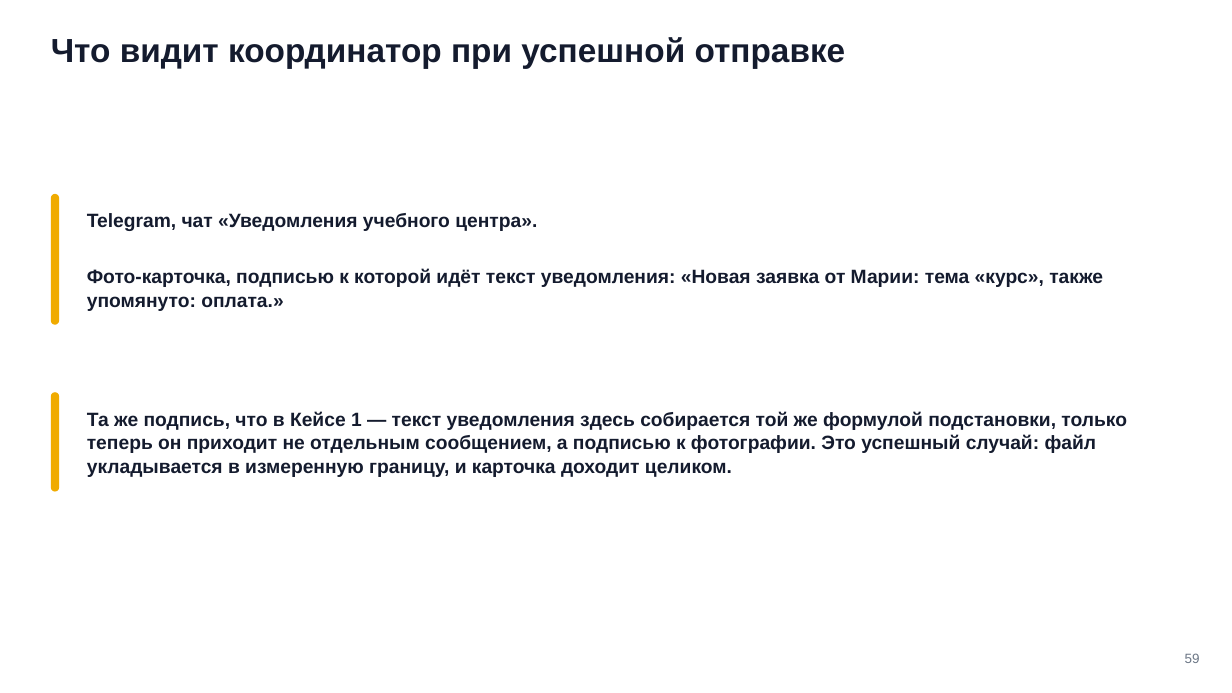
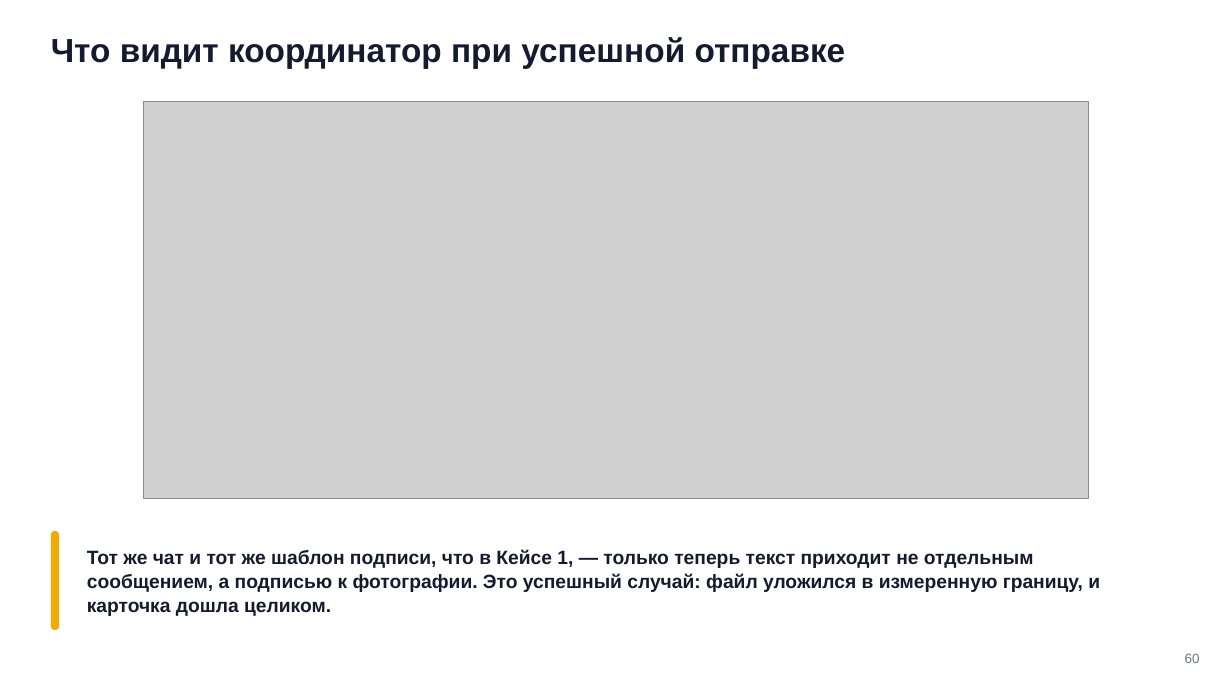
Before and after one commit to tellina-study/AI-usage-lessons, a slide deck: slide 60 of library/seminars/sem-08/rendered/sem-08.pptx (slide 59 before the commit). Drawn at 1232x693 pixels with LibreOffice and Linux fonts; fonts in the diff are those of the drawing; grey boxes stand for pictures. Boxes give left, top, right and bottom in pixels: in the first picture for what was removed or moved away, otherwise in the second. Text is boxed around its words. In the diff, an @@ line names an element or a change of style, - is before the commit and + after.

```diff
--- a/library/seminars/sem-08/rendered/sem-08.pptx
+++ b/library/seminars/sem-08/rendered/sem-08.pptx
@@ picture added at bbox=[143, 102, 1089, 499] @@
@@ rounded rectangle removed at bbox=[51, 194, 59, 325] @@
@@ text removed at bbox=[87, 213, 1103, 311] @@
-Telegram, чат «Уведомления учебного центра».
-Фото-карточка, подписью к которой идёт текст уведомления: «Новая заявка от Марии: тема «курс», также упомянуто: оплата.»
@@ rounded rectangle: place and size @@
-rounded rectangle at bbox=[51, 393, 59, 492]
+rounded rectangle at bbox=[51, 531, 59, 630]
@@ text at bbox=[87, 549, 1100, 616]: text changed @@
-Та же подпись, что в Кейсе 1 — текст уведомления здесь собирается той же формулой подстановки, только теперь он приходит не отдельным сообщением, а подписью к фотографии. Это успешный случай: файл укладывается в измеренную границу, и карточка доходит целиком.
+Тот же чат и тот же шаблон подписи, что в Кейсе 1, — только теперь текст приходит не отдельным сообщением, а подписью к фотографии. Это успешный случай: файл уложился в измеренную границу, и карточка дошла целиком.
@@ text at bbox=[1185, 653, 1200, 663]: text changed @@
-59
+60
```
Also in this commit, not shown: 10 other slides changed, 3 slides added, 2 slides removed, 25 other files.
